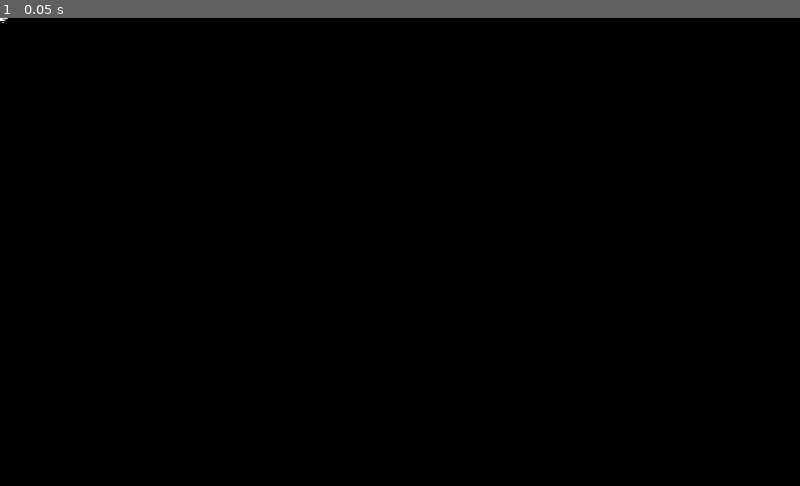
Above: before the commit, frame 1.
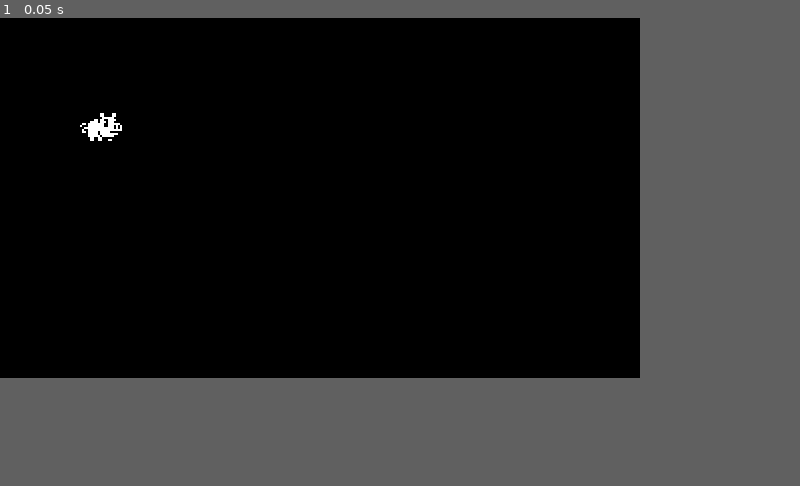
Above: after the commit, the same moment.

Repository: Hirnzwirbler/Godot-Piggy
Game: Godot game, scene res://World.tscn
Two runs of this game, one before a commit and one after it. Both use one fixed random seed, a clock stepped at 60 frames per second and the inputs below.
Inputs:
- Up to frame 1 (0.05 s): no input
In our replay, the window is 800x468 before the commit and 640x360 after it. These sizes can differ from the game's own. Grey fills any space a smaller window leaves; there, only what the larger window draws over its background counts as a difference.

The runs differ from the first frame. In frame 1, 0.2% of the frame differs, in the area x 0-16%, y 0-27%.

Commit message:
Lesson 2

Diff:
--- a/World.tscn
+++ b/World.tscn
@@ -17,6 +17,7 @@
 }
 
 [node name="Pig" type="Area2D" parent="."]
+position = Vector2( 51.0576, 55.7296 )
 __meta__ = {
 "_edit_group_": true
 }
--- a/project.godot
+++ b/project.godot
@@ -18,6 +18,14 @@
 config/name="Piggy"
 run/main_scene="res://World.tscn"
 config/icon="res://icon.png"
+
+[display]
+
+window/size/width=320
+window/size/height=180
+window/size/test_width=1280
+window/size/test_height=720
+window/stretch/mode="2d"
 
 [importer_defaults]
 
